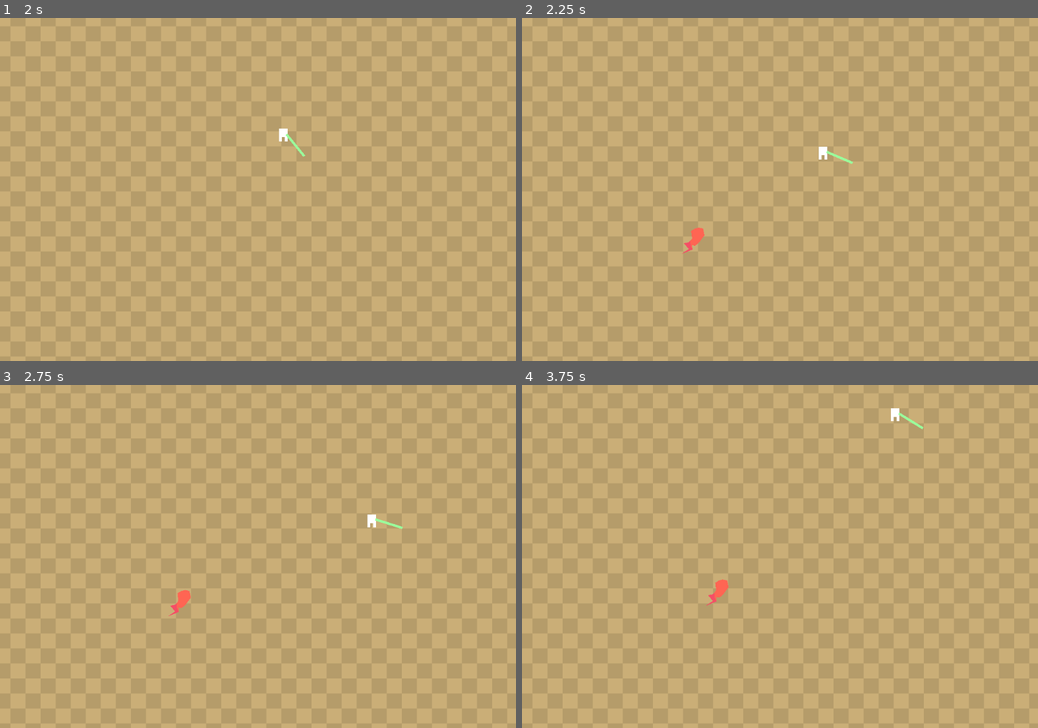
Above: before the commit, frames 1-4 (two rows, left to right).
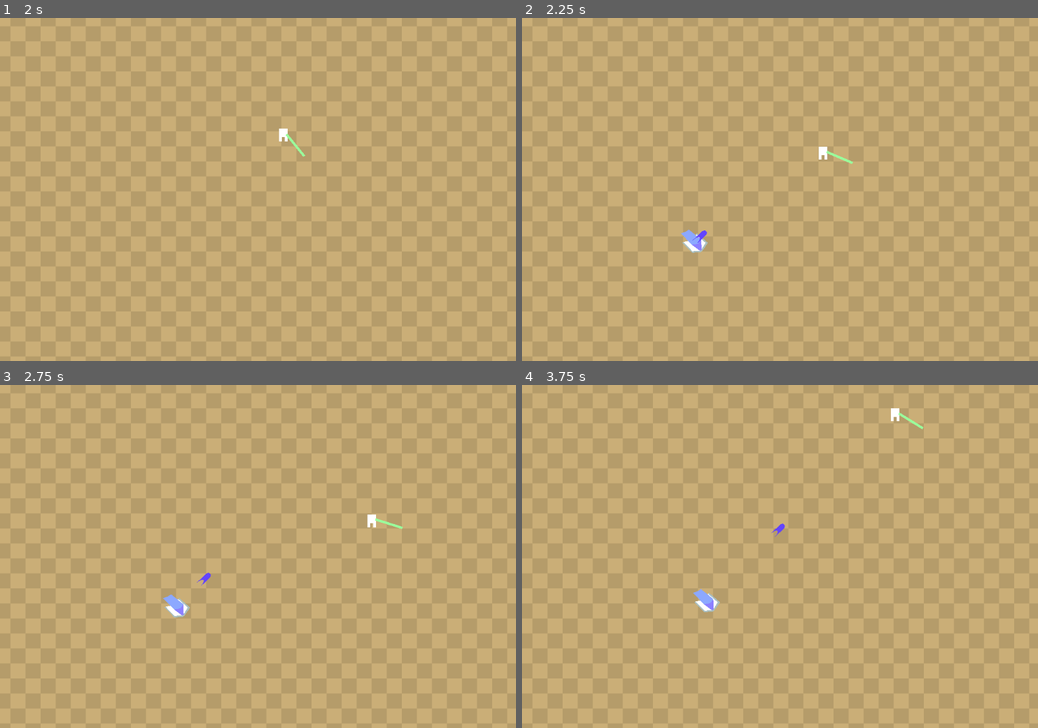
Above: after the commit, the same moments.

Repository: liaaliz/caligraphy
Game: Godot game, scene res://TestScene.tscn
Two runs of this game, one before a commit and one after it. Both use one fixed random seed, a clock stepped at 60 frames per second and the inputs below.
Inputs (mouse positions are in pixels of both pictures, inside the frame that each line leads up to):
- Up to frame 1 (2 s): tap Enter at 0.5 s; move the mouse to (371, 172) at 0.52 s; hold Right (ui_right) 0.53-1.28 s; click (371, 172) at 0.67 s; move the mouse to (154, 206) at 1.27 s; hold Down (ui_down) from 1.28 s (still down)
- Up to frame 2 (2.25 s): move the mouse to (831, 114) at 2.02 s; release Down (ui_down) at 2.03 s; hold Right (ui_right) from 2.03 s (still down)
- Up to frame 3 (2.75 s): keep holding Right (ui_right)
- Up to frame 4 (3.75 s): move the mouse to (754, 625) at 2.77 s; release Right (ui_right) at 2.78 s; hold Up (ui_up) 2.78-3.53 s; click (754, 625) at 2.92 s; move the mouse to (934, 607) at 3.52 s; hold Left (ui_left) from 3.53 s (still down)

Frame 1 is identical in both runs. In frame 2, 0.3% of the frame differs, in the area x 30-36%, y 61-69%; in frame 3, 0.3%; in frame 4, 0.4%, in the area x 33-51%, y 40-67%.

Commit message:
FEAT add new spawner + fix bullets

Diff:
--- a/dani-jam/TestScene.tscn
+++ b/dani-jam/TestScene.tscn
@@ -27,8 +27,7 @@
 script = ExtResource("1_0tqum")
 spawn_interval = 2.0
 target = NodePath("../PlayerBus/Player")
-ghost_scene = ExtResource("2_4sff0")
-book_scene = ExtResource("3_wyca8")
+enemies_to_spawn = Array[PackedScene]([ExtResource("3_wyca8"), ExtResource("2_4sff0")])
 
 [node name="PlayerBus" type="Node" parent="."]
 
--- a/dani-jam/code/Enemy.gd
+++ b/dani-jam/code/Enemy.gd
@@ -9,6 +9,7 @@
 
 func _ready() -> void:
   game_resource.enemies.insert(id, self)
+  type = type
   type.target = target
   type.ready()
 
--- a/dani-jam/code/EnemySpawner.gd
+++ b/dani-jam/code/EnemySpawner.gd
@@ -3,8 +3,7 @@
 
 var spawn_tick : float
 @export var target : CharacterBody2D
-@export var ghost_scene : PackedScene
-@export var book_scene : PackedScene
+@export var enemies_to_spawn: Array[PackedScene]
 
 func add_enemy_to_scene(new_enemy: Enemy) -> void:
   new_enemy.target = target
@@ -17,7 +16,7 @@
   spawn_tick += delta
   if spawn_tick < spawn_interval: return
   randomize()
-  var enemy_to_spawn : Enemy = (book_scene.instantiate() if ((randi() % 10) + 1) > 7 else ghost_scene.instantiate()) as Enemy
+  var enemy_to_spawn : Enemy = enemies_to_spawn[randi() % enemies_to_spawn.size()].instantiate() as Enemy
   add_enemy_to_scene(enemy_to_spawn)
   spawn_tick = 0
   return
--- a/dani-jam/code/resources/enemyTypes/BookType.tres
+++ b/dani-jam/code/resources/enemyTypes/BookType.tres
@@ -3,6 +3,7 @@
 [ext_resource type="Script" path="res://code/resources/code/RangedType.gd" id="1_0da0c"]
 
 [resource]
+resource_local_to_scene = true
 script = ExtResource("1_0da0c")
 bullet = "NORMAL"
 reload_time = 3.0
--- a/dani-jam/code/resources/enemyTypes/GhostType.tres
+++ b/dani-jam/code/resources/enemyTypes/GhostType.tres
@@ -3,6 +3,7 @@
 [ext_resource type="Script" path="res://code/resources/code/MeleeType.gd" id="1_xu8gj"]
 
 [resource]
+resource_local_to_scene = true
 script = ExtResource("1_xu8gj")
 attack_delay = 0.0
 speed = 40
